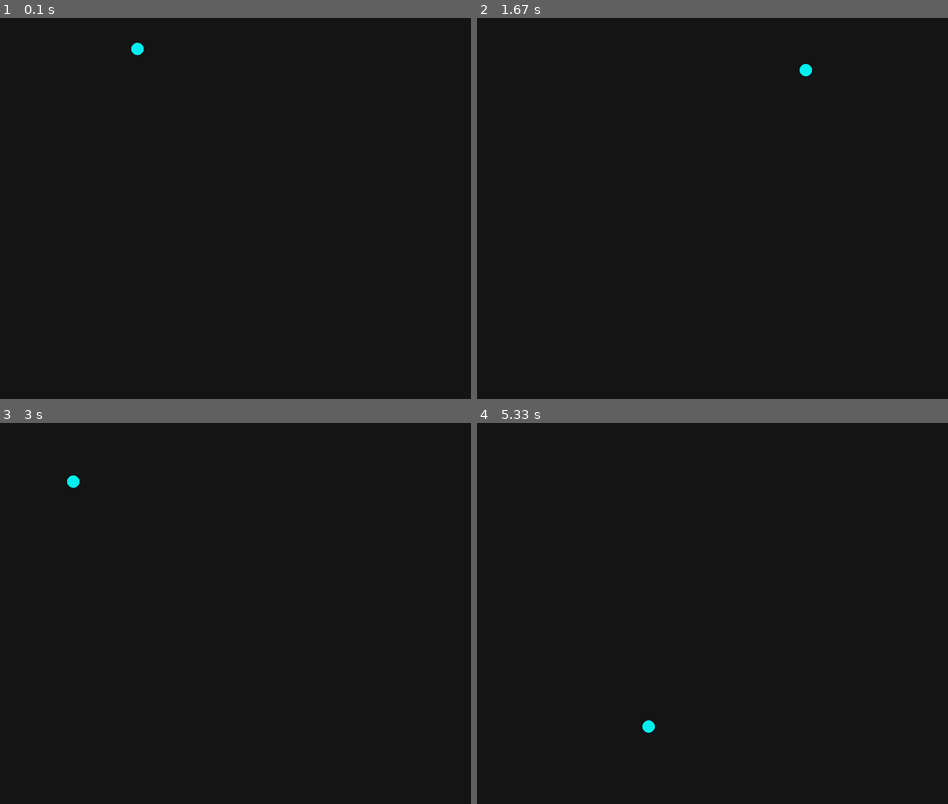
Above: before the commit, frames 1-4 (two rows, left to right).
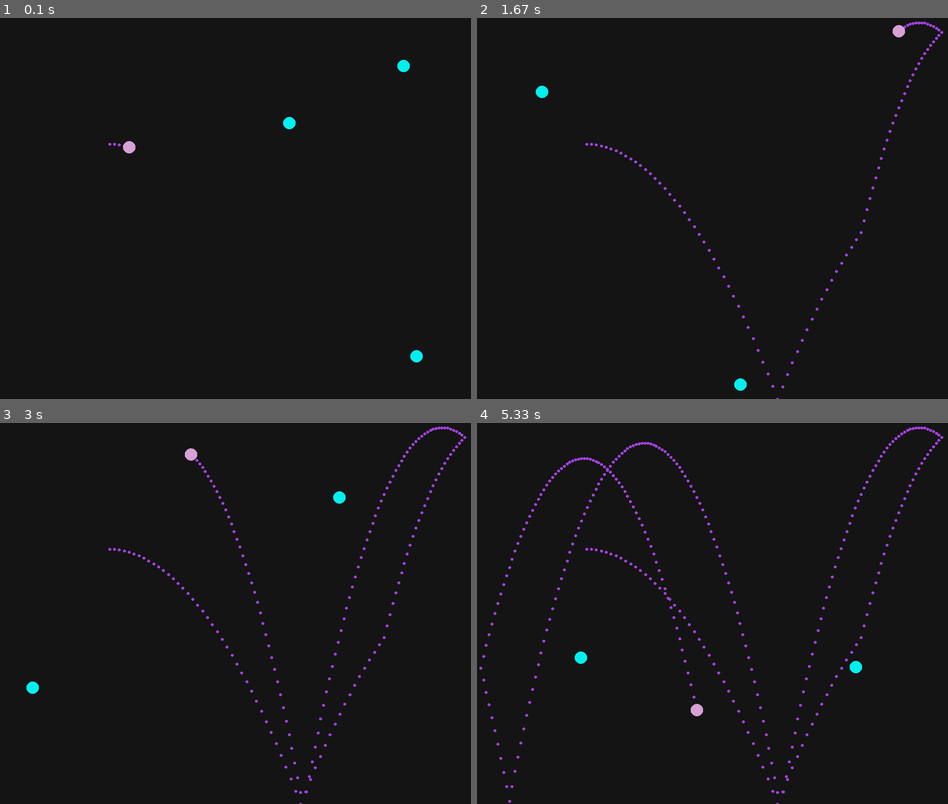
Above: after the commit, the same moments.

Repository: nmaszin/kulki
Game: pygame game, started from main.py
Same seed, same stepped clock (60 frames per second), same inputs: the game is played once before the commit and once after it.
Inputs:
- Up to frame 1 (0.1 s): no input
- Up to frame 2 (1.67 s): no input
- Up to frame 3 (3 s): no input
- Up to frame 4 (5.33 s): no input

The runs differ from the first frame. In frame 1, 0.4% of the frame differs, in the area x 23-90%, y 6-91%; in frame 2, 0.7%; in frame 3, 1.0%; in frame 4, 1.6%, in the area x 0-99%, y 0-100%.

Commit message:
Add tracked ball class

Diff:
--- a/app/app.py
+++ b/app/app.py
@@ -28,7 +28,7 @@
       self.scene,
       SimulationConfig({
         'simulation_fps': self.FPS,
-        'balls_number': 1,
+        'balls_number': 4,
         'ball_velocity': Vector.from_polar(500, 0),
         'ball_acceleration': Vector(0, 2000)
       })
--- a/app/math/point.py
+++ b/app/math/point.py
@@ -1,4 +1,5 @@
 import math
+import random
 from app.math.vector import Vector
 
 class Point:
--- a/app/math/rectangle.py
+++ b/app/math/rectangle.py
@@ -1,9 +1,19 @@
+import random
+
+from app.math.point import Point
+
 class Rectangle:
   def __init__(self, x, y, width, height):
     self.x = x
     self.y = y
     self.width = width
     self.height = height
+
+  def random_point(self):
+    return Point(
+      random.randint(self.x, self.x + self.width),
+      random.randint(self.y, self.y + self.height),
+    )
 
   def contains(self, point):
     """
--- a/app/math/vector.py
+++ b/app/math/vector.py
@@ -80,5 +80,8 @@
       )
 
   def norm(self):
+    """
+    Returns a normed vector
+    """
     scale = 1 / abs(self)
     return self * scale
--- a/app/simulation/ball.py
+++ b/app/simulation/ball.py
@@ -7,6 +7,11 @@
 from app.math.matrix import TransformationMatrix
 
 class Ball:
+  """
+  Mathematical model of ball
+  This class handle move and collisions with wall and other objects
+  """
+
   def __init__(self, position, radius, velocity, acceleration):
     self.position = position
     self.radius = radius
@@ -101,6 +106,7 @@
     self.track_length += abs(displacement)
     self.position = self.position.translate(displacement)
 
+
 class DrawableBall(Ball):
   def __init__(self, position, radius, velocity, acceleration, color):
     super().__init__(position, radius, velocity, acceleration)
@@ -119,3 +125,30 @@
       self.radius,
       self.color
     )
+
+class TrackedBall(DrawableBall):
+  def __init__(self, position, radius, velocity, acceleration, color, track_color):
+    super().__init__(position, radius, velocity, acceleration, color)
+    self.track_color = track_color
+    self.previous_positions = []
+
+  def update(self, time_delta):
+    self.previous_positions.append(self.position)
+    super().update(time_delta)
+
+  def draw(self, surface):
+    for position in self.previous_positions:
+      pygame.gfxdraw.aacircle(
+        surface,
+        *tuple(position.coords_int()),
+        2,
+        self.track_color
+      )
+      pygame.gfxdraw.filled_circle(
+        surface,
+        *tuple(position.coords_int()),
+        2,
+        self.track_color
+      )
+
+    super().draw(surface)
--- a/app/simulation/frame.py
+++ b/app/simulation/frame.py
@@ -6,6 +6,10 @@
     self.balls = balls
 
   def after(self, delta_time):
+    """
+    This method is responsible for generating the next frame
+    that will occur after some delta_time
+    """
     balls = copy.deepcopy(self.balls)
 
     for ball in balls:
@@ -26,5 +30,8 @@
     )
 
   def draw(self, surface):
+    """
+    This function draw the frame content on the surface
+    """
     for ball in self.balls:
       ball.draw(surface)
--- a/app/simulation/simulation.py
+++ b/app/simulation/simulation.py
@@ -3,20 +3,32 @@
 
 from app.math.point import Point
 from app.math.vector import Vector
-from app.simulation.ball import DrawableBall
+from app.simulation.ball import DrawableBall, TrackedBall
 from app.simulation.frame import SimulationFrame
 from app.simulation.config import SimulationConfig
 from app.color import Color
 
 class Simulation:
+  """
+  This class is a main simulation manager
+  """
   def __init__(self, scene, config):
     self.scene = scene
     self.config = config
 
     balls = []
-    for _ in range(config.get('balls_number')):
+    balls.append(TrackedBall(
+      position=scene.random_point(),
+      radius=config.get('ball_radius'),
+      velocity=config.get('ball_velocity'),
+      acceleration=config.get('ball_acceleration'),
+      color=Color.random(),
+      track_color=Color.random()
+    ))
+
+    for _ in range(config.get('balls_number') - 1):
       balls.append(DrawableBall(
-        position=Point(200, 200),
+        position=scene.random_point(),
         radius=config.get('ball_radius'),
         velocity=config.get('ball_velocity'),
         acceleration=config.get('ball_acceleration'),
